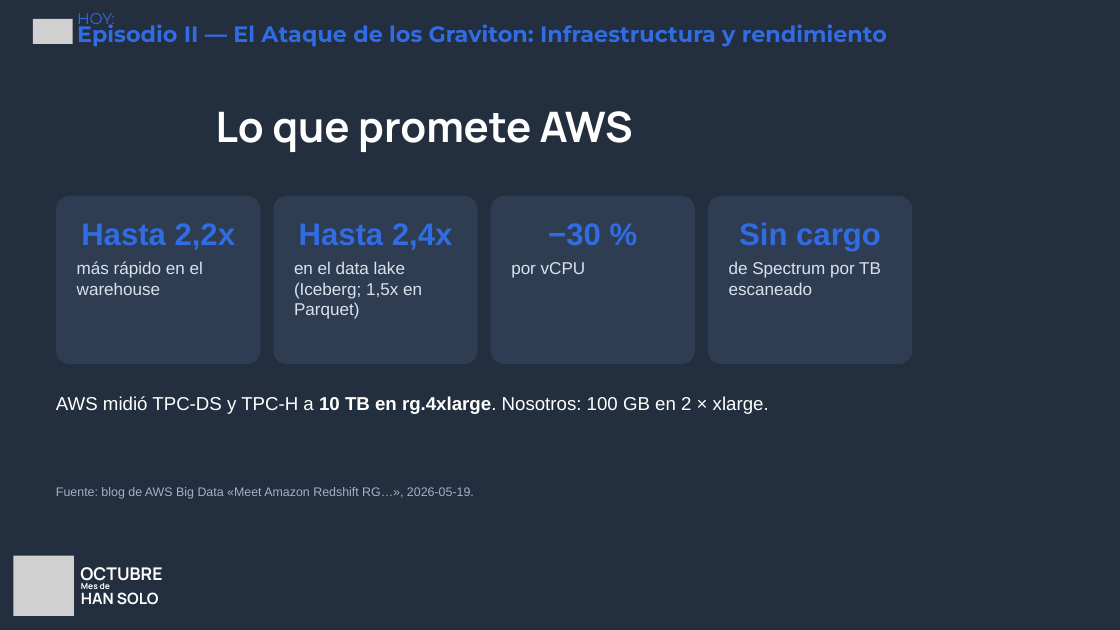
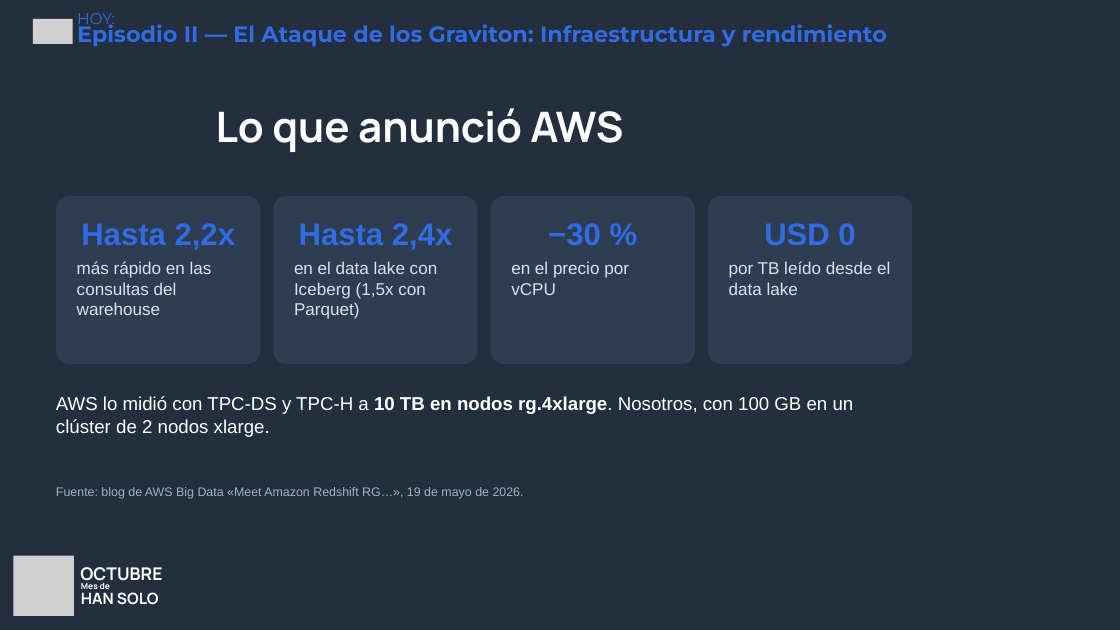
Before and after one commit to andrezc98/redshift-redemption, a slide deck: slide 8 of slides/redshift-redemption.pptx. Drawn at 1120x630 pixels with LibreOffice and Linux fonts; fonts in the diff are those of the drawing; grey boxes stand for pictures; background and template pictures are left out. Boxes give left, top, right and bottom in pixels: in the first picture for what was removed or moved away, otherwise in the second. Text is boxed around its words. In the diff, an @@ line names an element or a change of style, - is before the commit and + after.

```diff
--- a/slides/redshift-redemption.pptx
+++ b/slides/redshift-redemption.pptx
@@ text at (216, 108, 623, 152): text changed @@
-Lo que promete AWS
+Lo que anunció AWS
@@ text in rounded rectangle at (729, 223, 890, 295): text changed @@
-Sin cargo
-de Spectrum por TB escaneado
+USD 0
+por TB leído desde el data lake
@@ text in rounded rectangle at (77, 261, 212, 315): text changed @@
-más rápido en el warehouse
+más rápido en las consultas del warehouse
@@ text in rounded rectangle at (294, 261, 438, 319): text changed @@
-en el data lake (Iceberg; 1,5x en Parquet)
+en el data lake con Iceberg (1,5x con Parquet)
@@ text in rounded rectangle at (511, 261, 629, 295): text changed @@
-por vCPU
+en el precio por vCPU
@@ text at (56, 396, 854, 437): text changed @@
-AWS midió TPC-DS y TPC-H a 10 TB en rg.4xlarge. Nosotros: 100 GB en 2 × xlarge.
+AWS lo midió con TPC-DS y TPC-H a 10 TB en nodos rg.4xlarge. Nosotros, con 100 GB en un clúster de 2 nodos xlarge.
@@ text at (56, 487, 524, 499): text changed @@
-Fuente: blog de AWS Big Data «Meet Amazon Redshift RG…», 2026-05-19.
+Fuente: blog de AWS Big Data «Meet Amazon Redshift RG…», 19 de mayo de 2026.
```
Also in this commit, not shown: 28 other slides changed, 5 other files.
